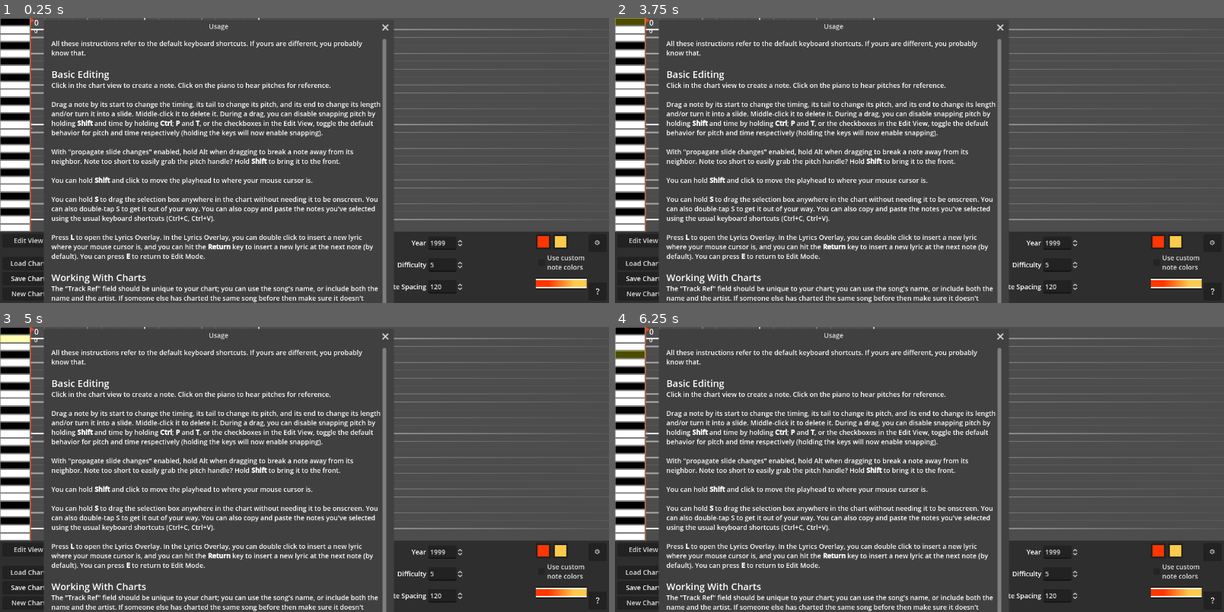
Above: before the commit, frames 1-4 (two rows, left to right).
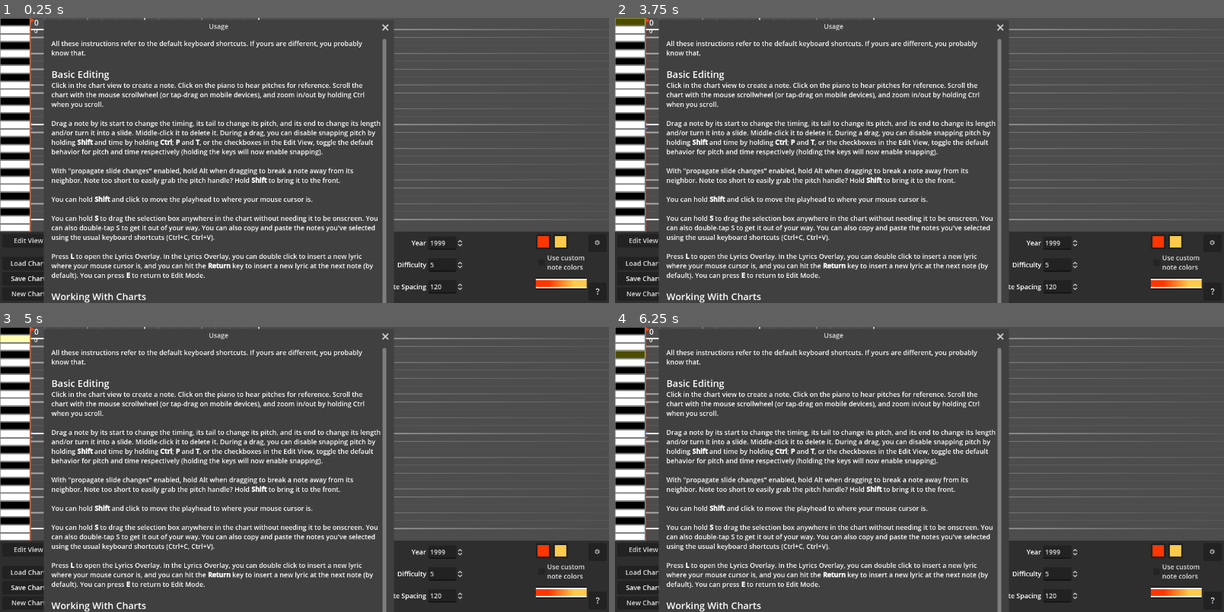
Above: after the commit, the same moments.

Repository: towai/TromboneCharter
Game: Godot game, scene res://main.tscn
Same seed, same stepped clock (60 frames per second), same inputs: the game is played once before the commit and once after it. Sound files missing from this copy of the repository are replaced by a short silence.
Inputs (mouse positions are in pixels of both pictures, inside the frame that each line leads up to):
- Up to frame 1 (0.25 s): no input
- Up to frame 2 (3.75 s): click (748, 240) at 0.52 s; type "Alex" at 0.6 s; click (748, 257) at 0.75 s; type "Alex" at 0.83 s; click (748, 274) at 0.98 s; type "Alex" at 1.07 s; click (748, 291) at 1.27 s; type "Alex" at 1.35 s; click (864, 240) at 1.5 s; type "Alex" at 1.58 s; click (846, 268) at 1.73 s; type "12" at 1.82 s; click "New Chart" at 2 s; click "New Chart" at 2.75 s; click (627, 20) at 3.52 s
- Up to frame 3 (5 s): click (12, 338) at 4.27 s
- Up to frame 4 (6.25 s): click (627, 346) at 5.02 s; click (627, 355) at 5.77 s

The runs differ from the first frame. In frame 1, 11% of the frame differs, in the area x 8-63%, y 22-100%; in frame 2, 11%; in frame 3, 11%; in frame 4, 11%.

Commit message:
add scroll/zoom instruction to instructions

Diff:
--- a/main.tscn
+++ b/main.tscn
@@ -162,7 +162,7 @@
 text = "All these instructions refer to the default keyboard shortcuts. If yours are different, you probably know that.
 
 [font_size=20]Basic Editing[/font_size]
-Click in the chart view to create a note. Click on the piano to hear pitches for reference.
+Click in the chart view to create a note. Click on the piano to hear pitches for reference. Scroll the chart with the mouse scrollwheel (or tap-drag on mobile devices), and zoom in/out by holding Ctrl when you scroll.
 
 Drag a note by its start to change the timing, its tail to change its pitch, and its end to change its length and/or tu …(316 unchanged characters)…
 
